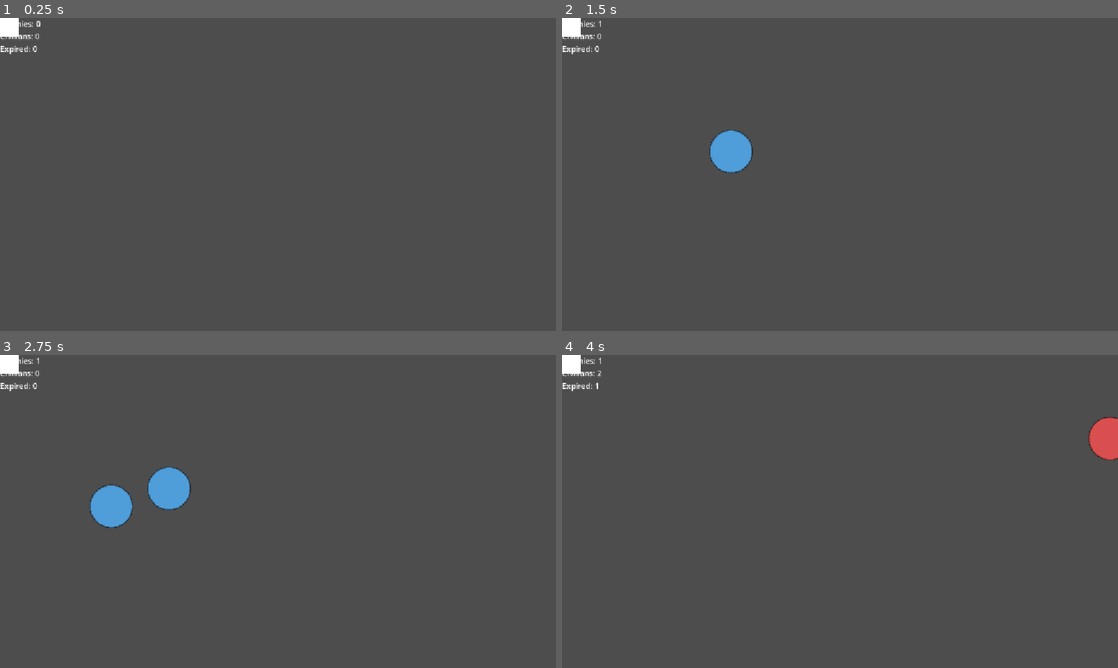
Above: before the commit, frames 1-4 (two rows, left to right).
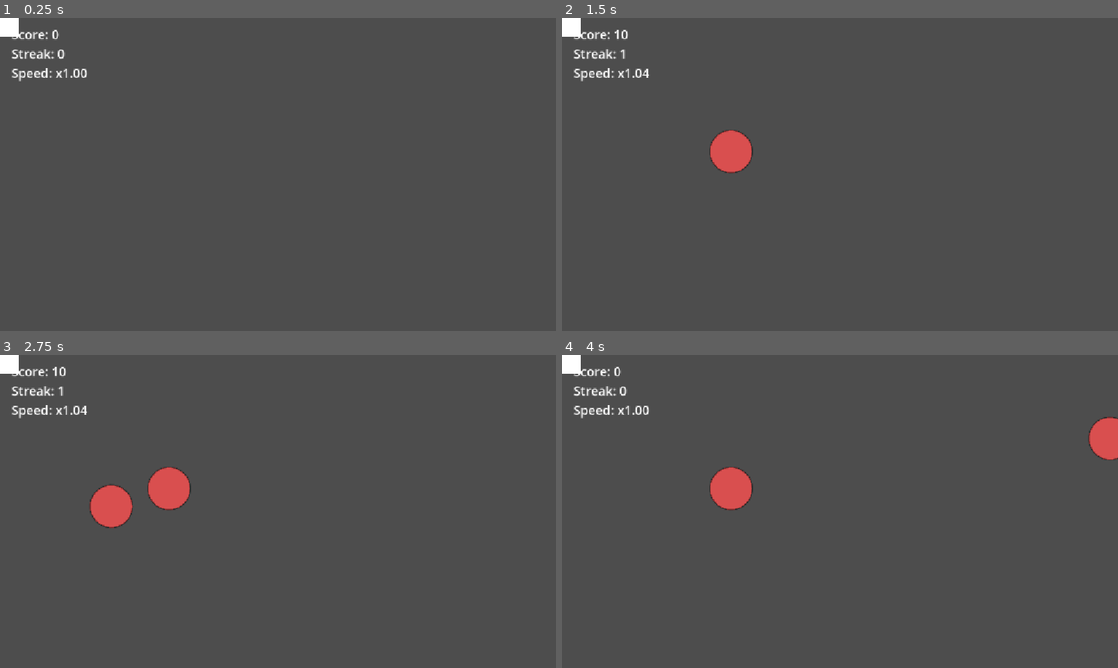
Above: after the commit, the same moments.

Repository: koeklue/post-it-game
Game: Godot game, scene res://scenes/main.tscn
Same seed, same stepped clock (60 frames per second), same inputs: the game is played once before the commit and once after it.
Inputs (mouse positions are in pixels of both pictures, inside the frame that each line leads up to):
- Up to frame 1 (0.25 s): no input
- Up to frame 2 (1.5 s): tap Enter at 0.5 s; move the mouse to (962, 158) at 0.52 s; click (962, 158) at 0.67 s; tap Space at 1.25 s; move the mouse to (906, 268) at 1.27 s; click (906, 268) at 1.42 s
- Up to frame 3 (2.75 s): tap Enter at 2 s; move the mouse to (333, 442) at 2.02 s; click (333, 442) at 2.17 s
- Up to frame 4 (4 s): tap Space at 2.75 s; move the mouse to (673, 505) at 2.77 s; click (673, 505) at 2.92 s; tap Enter at 3.5 s; move the mouse to (789, 436) at 3.52 s; click (789, 436) at 3.67 s

The runs differ from the first frame. In frame 1, 0.6% of the frame differs, in the area x 0-16%, y 0-21%; in frame 2, 1.4%; in frame 3, 2.2%, in the area x 0-35%, y 0-56%; in frame 4, 1.4%.

Commit message:
Phase 2 added; updated HUB and GameState

Diff:
--- /dev/null
+++ b/scenes/hud.tscn
@@ -0,0 +1,43 @@
+[gd_scene load_steps=2 format=3]
+
+[ext_resource type="Script" path="res://scripts/hud.gd" id="1_hud"]
+
+[node name="HUD" type="Control"]
+anchors_preset = 15
+anchor_right = 1.0
+anchor_bottom = 1.0
+grow_horizontal = 2
+grow_vertical = 2
+mouse_filter = 2
+script = ExtResource("1_hud")
+
+[node name="Margin" type="MarginContainer" parent="."]
+anchors_preset = 15
+anchor_right = 1.0
+anchor_bottom = 1.0
+grow_horizontal = 2
+grow_vertical = 2
+mouse_filter = 2
+theme_override_constants/margin_left = 24
+theme_override_constants/margin_top = 16
+
+[node name="Rows" type="VBoxContainer" parent="Margin"]
+layout_mode = 2
+size_flags_horizontal = 0
+size_flags_vertical = 0
+mouse_filter = 2
+
+[node name="ScoreLabel" type="Label" parent="Margin/Rows"]
+layout_mode = 2
+theme_override_font_sizes/font_size = 26
+text = "Score: 0"
+
+[node name="StreakLabel" type="Label" parent="Margin/Rows"]
+layout_mode = 2
+theme_override_font_sizes/font_size = 26
+text = "Streak: 0"
+
+[node name="SpeedLabel" type="Label" parent="Margin/Rows"]
+layout_mode = 2
+theme_override_font_sizes/font_size = 26
+text = "Speed: x1.00"
--- a/scenes/main.tscn
+++ b/scenes/main.tscn
@@ -3,6 +3,8 @@
 [ext_resource type="Script" uid="uid://df6qmkiwed4os" path="res://scripts/main.gd" id="1_0wfyh"]
 [ext_resource type="Script" uid="uid://d1ipb3kjyubha" path="res://scripts/spawner.gd" id="2_sugp2"]
 [ext_resource type="PackedScene" uid="uid://lf7ggvdx8t7b" path="res://scenes/target.tscn" id="3_sugp2"]
+[ext_resource type="PackedScene" path="res://scenes/hud.tscn" id="4_jyhfs"]
+[ext_resource type="Script" uid="uid://hf4quywn5n7c" path="res://scripts/game_state.gd" id="5_tbgi4"]
 
 [node name="Main" type="Node2D" unique_id=543210363]
 script = ExtResource("1_0wfyh")
@@ -17,11 +19,15 @@
 script = ExtResource("2_sugp2")
 target_scene = ExtResource("3_sugp2")
 targets_root = NodePath("../Targets")
+base_lifetime = 3.0
+civilian_chance = 0.11
 
 [node name="SpawnTimer" type="Timer" parent="Spawner" unique_id=23487586]
 
+[node name="GameState" type="Node2D" parent="." unique_id=699906643]
+script = ExtResource("5_tbgi4")
+
 [node name="UI" type="CanvasLayer" parent="." unique_id=1336302401]
 
-[node name="DebugLabel" type="Label" parent="UI" unique_id=1396179022]
-offset_right = 40.0
-offset_bottom = 23.0
+[node name="HUD" parent="UI" unique_id=1191610776 instance=ExtResource("4_jyhfs")]
+layout_mode = 3
--- a/scenes/target.tscn
+++ b/scenes/target.tscn
@@ -8,4 +8,5 @@
 [node name="CollisionShape2D" type="CollisionShape2D" parent="." unique_id=1412876062]
 
 [node name="LifetimeTimer" type="Timer" parent="." unique_id=1324876896]
+wait_time = 2.0
 one_shot = true
--- /dev/null
+++ b/scripts/game_state.gd
@@ -0,0 +1,84 @@
+class_name GameState
+extends Node
+
+## Owns score, streak and the derived game speed.
+## Pure logic - never touches the scene tree, only reports through signals.
+
+signal score_changed(score: int)
+signal streak_changed(streak: int)
+signal speed_changed(speed_factor: float)
+
+@export_group("Scoring")
+@export var enemy_points: int = 10
+@export var civilian_penalty: int = 25
+@export var streak_step: int = 5 ## Streak needed to unlock the next bonus step
+@export var points_per_streak_step: int = 5
+
+@export_group("Speed")
+@export var speed_per_streak: float = 0.04
+@export var max_speed_factor: float = 2.5
+
+var score: int = 0
+var streak: int = 0
+var best_streak: int = 0
+
+## Set by the heat system in phase 3, multiplies the streak based speed.
+var speed_multiplier: float = 1.0:
+	set(value):
+		speed_multiplier = value
+		_emit_speed()
+
+
+func reset() -> void:
+	score = 0
+	streak = 0
+	best_streak = 0
+	speed_multiplier = 1.0
+	score_changed.emit(score)
+	streak_changed.emit(streak)
+	_emit_speed()
+
+
+func register_enemy_hit() -> void:
+	_add_score(enemy_points + get_streak_bonus())
+	streak += 1
+	best_streak = maxi(best_streak, streak)
+	streak_changed.emit(streak)
+	_emit_speed()
+
+
+func register_civilian_hit() -> void:
+	_add_score(-civilian_penalty)
+	_break_streak()
+
+
+## A missed enemy costs no points but ends the streak - staying accurate matters.
+func register_enemy_missed() -> void:
+	_break_streak()
+
+
+## Bonus points for the streak the player is currently holding.
+func get_streak_bonus() -> int:
+	return (streak / streak_step) * points_per_streak_step
+
+
+func get_speed_factor() -> float:
+	var streak_speed := 1.0 + streak * speed_per_streak
+	return minf(streak_speed * speed_multiplier, max_speed_factor)
+
+
+func _add_score(amount: int) -> void:
+	score = maxi(0, score + amount) # the score never drops below zero
+	score_changed.emit(score)
+
+
+func _break_streak() -> void:
+	if streak == 0:
+		return
+	streak = 0
+	streak_changed.emit(streak)
+	_emit_speed()
+
+
+func _emit_speed() -> void:
+	speed_changed.emit(get_speed_factor())
--- /dev/null
+++ b/scripts/hud.gd
@@ -0,0 +1,20 @@
+class_name HUD
+extends Control
+
+## Passive display - receives values through signals, holds no game logic itself.
+
+@onready var _score_label: Label = $Margin/Rows/ScoreLabel
+@onready var _streak_label: Label = $Margin/Rows/StreakLabel
+@onready var _speed_label: Label = $Margin/Rows/SpeedLabel
+
+
+func update_score(value: int) -> void:
+	_score_label.text = "Score: %d" % value
+
+
+func update_streak(value: int) -> void:
+	_streak_label.text = "Streak: %d" % value
+
+
+func update_speed(value: float) -> void:
+	_speed_label.text = "Speed: x%.2f" % value
--- a/scripts/main.gd
+++ b/scripts/main.gd
@@ -1,20 +1,22 @@
 extends Node2D
 
-## Phase 1: wires the spawner to freshly spawned targets and reports raw hit data.
-## Score, streak and speed logic follow in phase 2.
+## Phase 2: connects targets, game state and HUD.
+## Main is the only node that knows all three - they stay unaware of each other.
 
 @onready var _spawner: Spawner = $Spawner
-@onready var _debug_label: Label = $UI/DebugLabel
-
-var _enemies_hit: int = 0
-var _civilians_hit: int = 0
-var _expired: int = 0
+@onready var _game_state: GameState = $GameState
+@onready var _hud: HUD = $UI/HUD
 
 
 func _ready() -> void:
+	_game_state.score_changed.connect(_hud.update_score)
+	_game_state.streak_changed.connect(_hud.update_streak)
+	_game_state.speed_changed.connect(_on_speed_changed)
+
 	_spawner.target_spawned.connect(_on_target_spawned)
+
+	_game_state.reset()
 	_spawner.start()
-	_update_debug_label()
 
 
 ## Every target reports back through signals instead of reaching into the main scene.
@@ -25,18 +27,17 @@
 
 func _on_target_hit(target: Target) -> void:
 	if target.type == Target.Type.ENEMY:
-		_enemies_hit += 1
+		_game_state.register_enemy_hit()
 	else:
-		_civilians_hit += 1
-	_update_debug_label()
+		_game_state.register_civilian_hit()
 
 
-func _on_target_expired(_target: Target) -> void:
-	_expired += 1
-	_update_debug_label()
+func _on_target_expired(target: Target) -> void:
+	# Letting a civilian disappear is correct play, only missed enemies hurt.
+	if target.type == Target.Type.ENEMY:
+		_game_state.register_enemy_missed()
 
 
-func _update_debug_label() -> void:
-	_debug_label.text = "Enemies: %d\nCivilians: %d\nExpired: %d" % [
-		_enemies_hit, _civilians_hit, _expired
-	]
+func _on_speed_changed(speed_factor: float) -> void:
+	_spawner.speed_factor = speed_factor
+	_hud.update_speed(speed_factor)
--- a/scripts/spawner.gd
+++ b/scripts/spawner.gd
@@ -19,7 +19,7 @@
 @export_range(0.0, 1.0) var civilian_chance: float = 0.30
 @export var max_active: int = 6
 
-## Scales spawn rate and lifetime. The streak / heat system will drive this later.
+## Scales spawn rate and lifetime, driven by GameState.
 var speed_factor: float = 1.0
 ## Multiplies target size. Trackpad mode will set this to 0.8.
 var radius_factor: float = 1.0
@@ -28,6 +28,7 @@
 
 
 func _ready() -> void:
+	# Debug-only guards: unassigned exports otherwise fail deep inside _try_spawn().
 	assert(target_scene != null, "Spawner: target_scene is not assigned in the inspector")
 	assert(targets_root != null, "Spawner: targets_root is not assigned in the inspector")
 	_spawn_timer.timeout.connect(_on_spawn_timer_timeout)
Not shown, added: scripts/game_state.gd.uid
Not shown, added: scripts/hud.gd.uid
